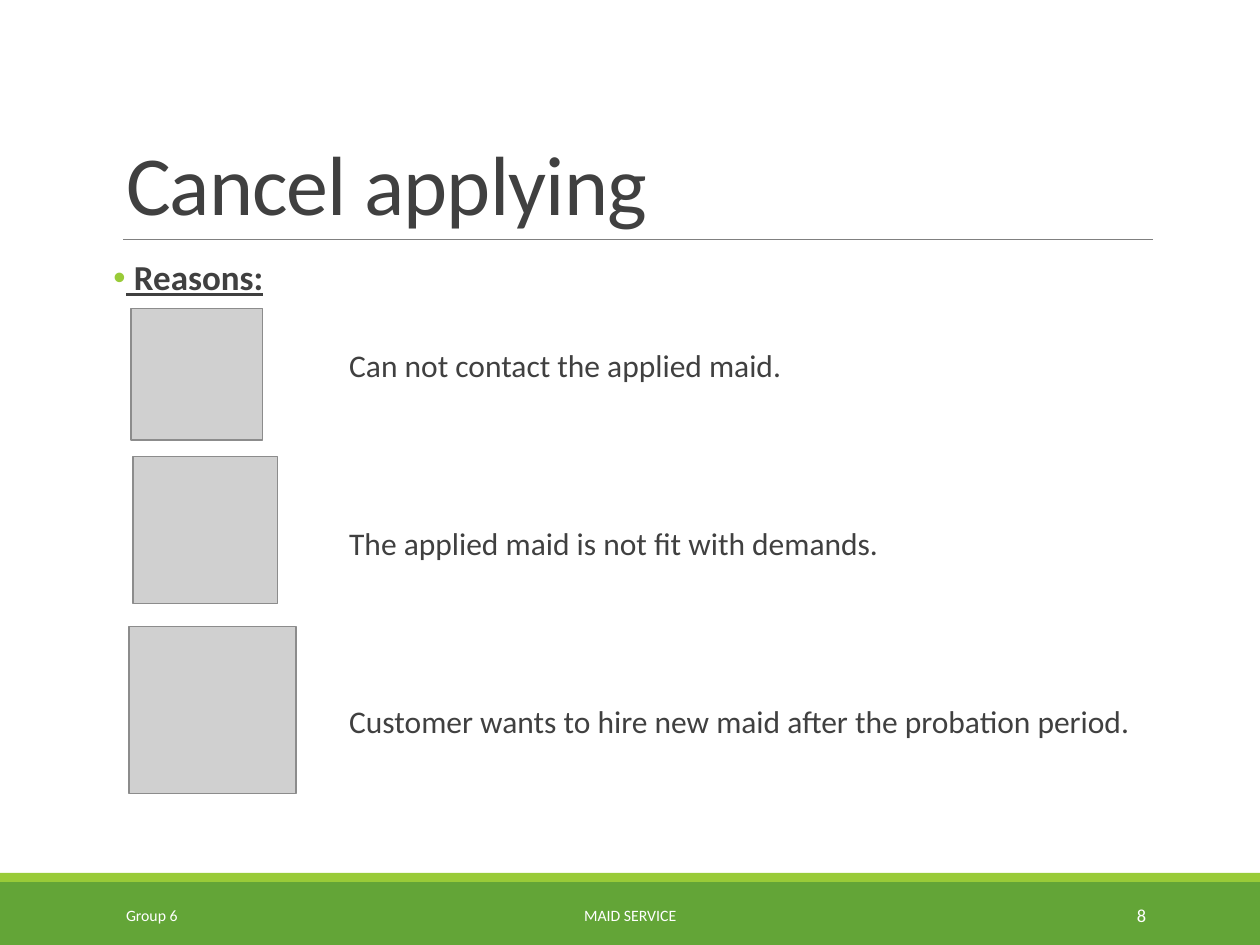
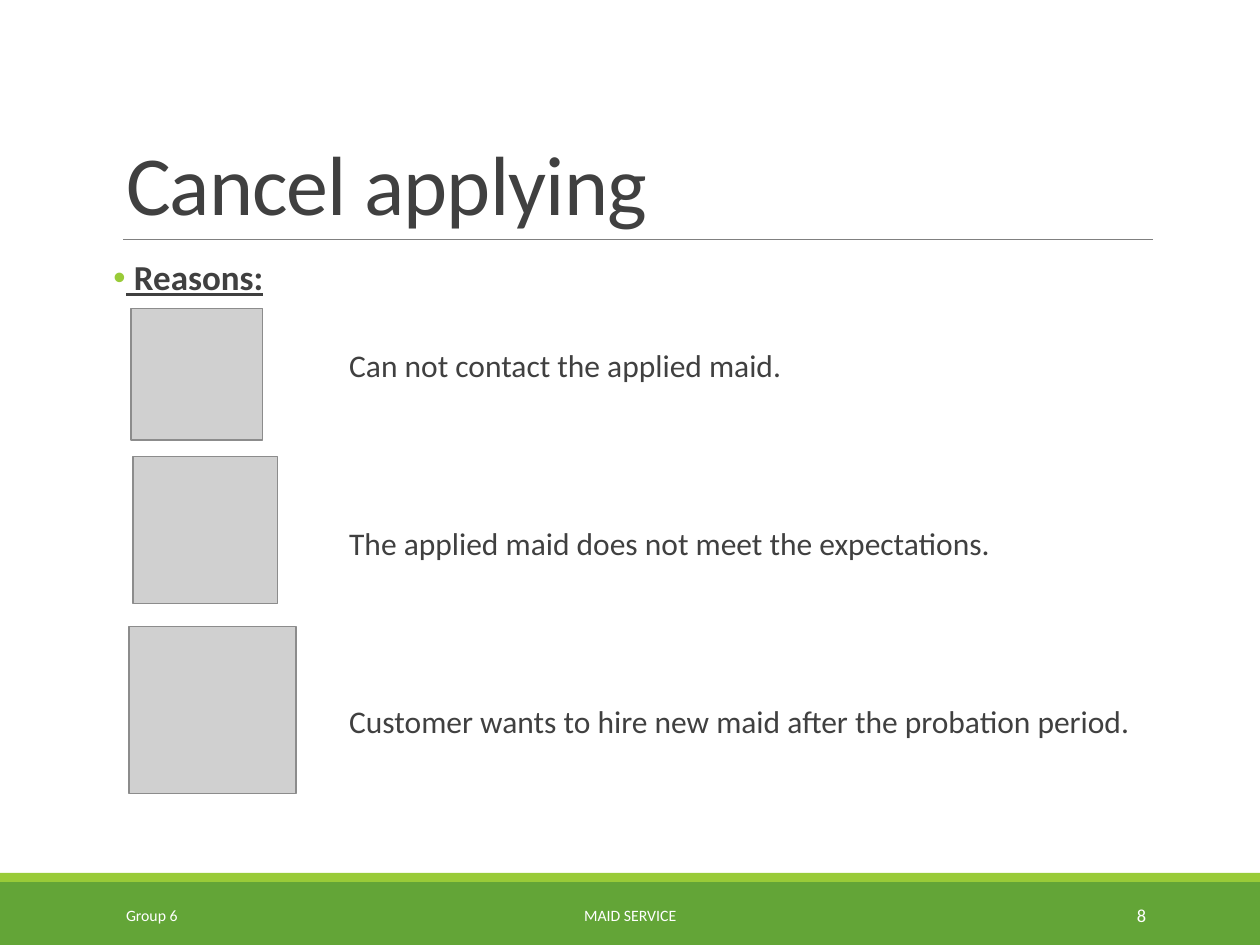
Before and after one commit to TuanBT/ms-website, a slide deck: slide 8 of Presentation/MS_Slide_2.0.pptx. Drawn at 1260x945 pixels with LibreOffice and Linux fonts; fonts in the diff are those of the drawing; grey boxes stand for pictures; background and template pictures are left out. Boxes give left, top, right and bottom in pixels: in the first picture for what was removed or moved away, otherwise in the second. Text is boxed around its words. In the diff, an @@ line names an element or a change of style, - is before the commit and + after.

```diff
--- a/Presentation/MS_Slide_2.0.pptx
+++ b/Presentation/MS_Slide_2.0.pptx
@@ text at (x1=349, y1=533, x2=989, y2=560): text changed @@
-  The applied maid is not fit with demands.
+  The applied maid does not meet the expectations.
```
